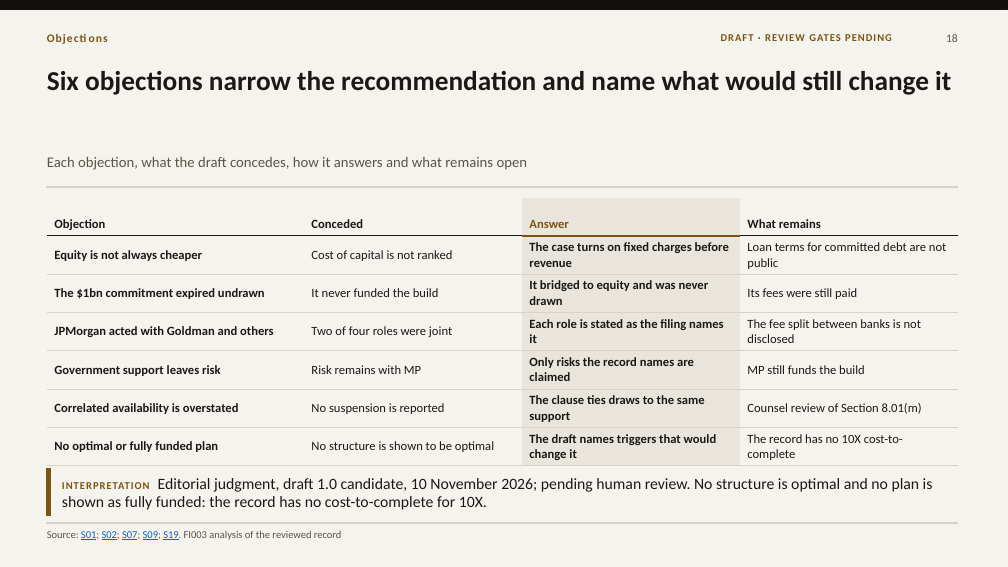
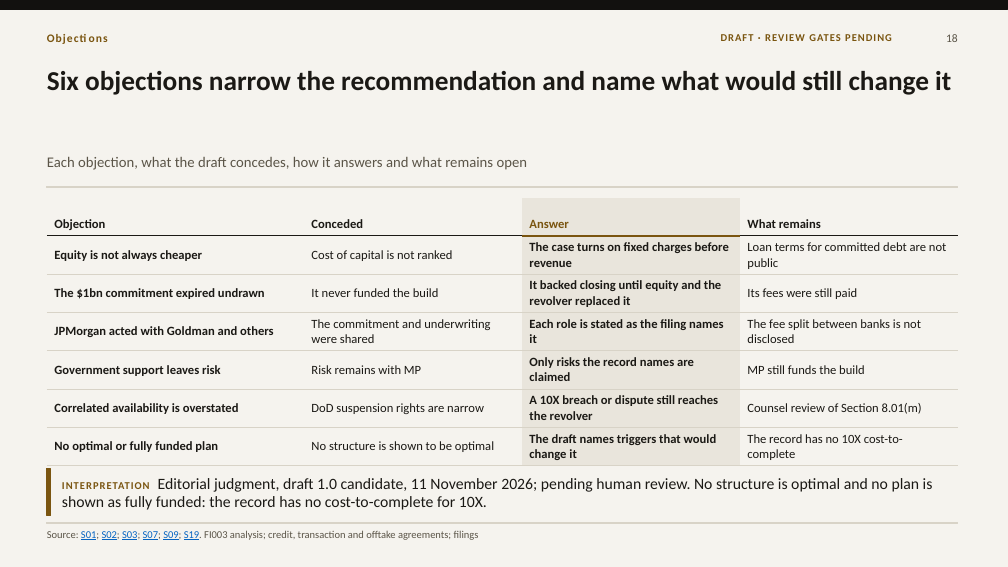
Before and after one commit to VSSpowerlifting/strategic-materials-policy-tracker, a slide deck: slide 18 of research/fi003/outputs/presentation-draft-v100/fi003-mp-materials-10x-financing-draft-1.0.pptx. Drawn at 1008x567 pixels with LibreOffice and Linux fonts; fonts in the diff are those of the drawing. Boxes give left, top, right and bottom in pixels: in the first picture for what was removed or moved away, otherwise in the second. Text is boxed around its words. In the diff, an @@ line names an element or a change of style, - is before the commit and + after.

```diff
--- a/research/fi003/outputs/presentation-draft-v100/fi003-mp-materials-10x-financing-draft-1.0.pptx
+++ b/research/fi003/outputs/presentation-draft-v100/fi003-mp-materials-10x-financing-draft-1.0.pptx
@@ table at <box>47,198,957,464</box> @@
-row 3, column 3: It bridged to equity and was never drawn
+row 3, column 3: It backed closing until equity and the revolver replaced it
-row 4, column 2: Two of four roles were joint
+row 4, column 2: The commitment and underwriting were shared
-row 6, column 2: No suspension is reported
+row 6, column 2: DoD suspension rights are narrow
-row 6, column 3: The clause ties draws to the same support
+row 6, column 3: A 10X breach or dispute still reaches the revolver
@@ text at <box>62,478,933,510</box>: text changed @@
-INTERPRETATION Editorial judgment, draft 1.0 candidate, 10 November 2026; pending human review. No structure is optimal and no plan is shown as fully funded: the record has no cost-to-complete for 10X.
+INTERPRETATION Editorial judgment, draft 1.0 candidate, 11 November 2026; pending human review. No structure is optimal and no plan is shown as fully funded: the record has no cost-to-complete for 10X.
@@ text at <box>47,530,479,540</box>: text changed @@
-Source: S01; S02; S07; S09; S19. FI003 analysis of the reviewed record
+Source: S01; S02; S03; S07; S09; S19. FI003 analysis; credit, transaction and offtake agreements; filings
```
Also in this commit, not shown: 13 other slides changed, 16 other files.
